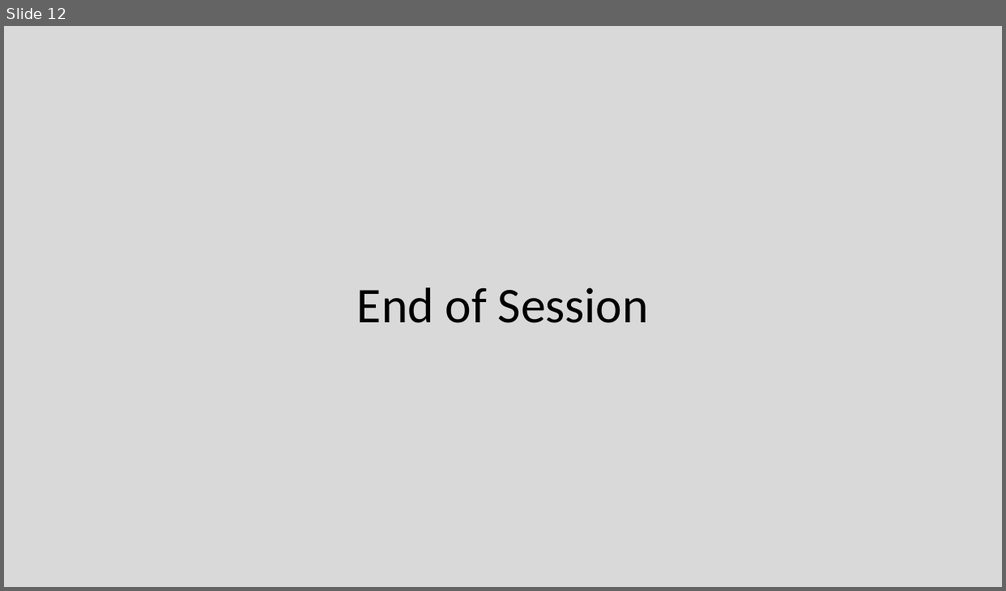
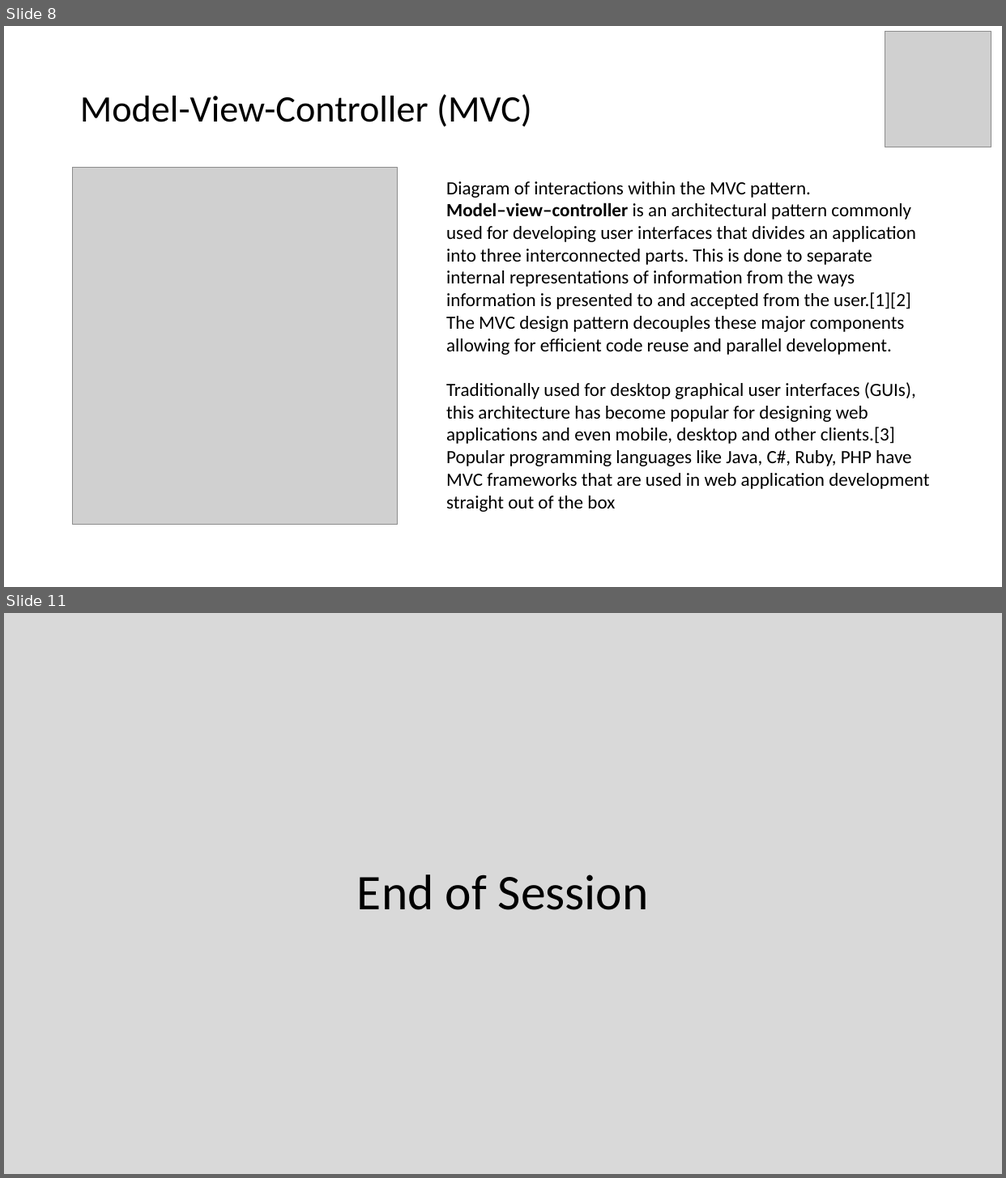
Before and after one commit to EricJPogue/CPSC-24500, a slide deck: lecture-slides/2019-09-06-oop.pptx. Shown one above the other, each under a label of ours: slide 12 before the commit, slides 8 and 11 after it; the slides between them are not shown. The pictures are 1006x591 and 1006x1178 pixels, drawn with LibreOffice and Linux fonts; fonts in the diff are those of the drawing; grey boxes stand for pictures. Boxes give left, top, right and bottom in pixels: in the first picture for what was removed or moved away, otherwise in the second. Text is boxed around its words. In the diff, an @@ line names an element or a change of style, - is before the commit and + after.

```diff
--- a/lecture-slides/2019-09-06-oop.pptx
+++ b/lecture-slides/2019-09-06-oop.pptx
@@ slide 8 added at (x1=4, y1=26, x2=1002, y2=587), background #FFFFFF @@
@@ picture added at (x1=885, y1=31, x2=991, y2=148) @@
@@ title added at (x1=80, y1=94, x2=532, y2=127), 36 pt, text #000000 @@
+Model-View-Controller (MVC)
@@ picture added at (x1=73, y1=168, x2=398, y2=525) @@
@@ text added at (x1=446, y1=182, x2=929, y2=512), 18 pt, text #000000 @@
+Diagram of interactions within the MVC pattern.
+Model–view–controller is an architectural pattern commonly used for developing user interfaces that divides an application into three interconnected parts. This is done to separate internal representations of information from the ways information is presented to and accepted from the user.[1][2] The MVC design pattern decouples these major components allowing for efficient code reuse and parallel development.
+Traditionally used for desktop graphical user interfaces (GUIs), this architecture has become popular for designing web applications and even mobile, desktop and other clients.[3] Popular programming languages like Java, C#, Ruby, PHP have MVC frameworks that are used in web application development straight out of the box
@@ what was slide 12 is now slide 11 @@
```
Also in this commit, not shown: 4 slides changed, 5 other slides added, 10 slides removed, 1 other file.
